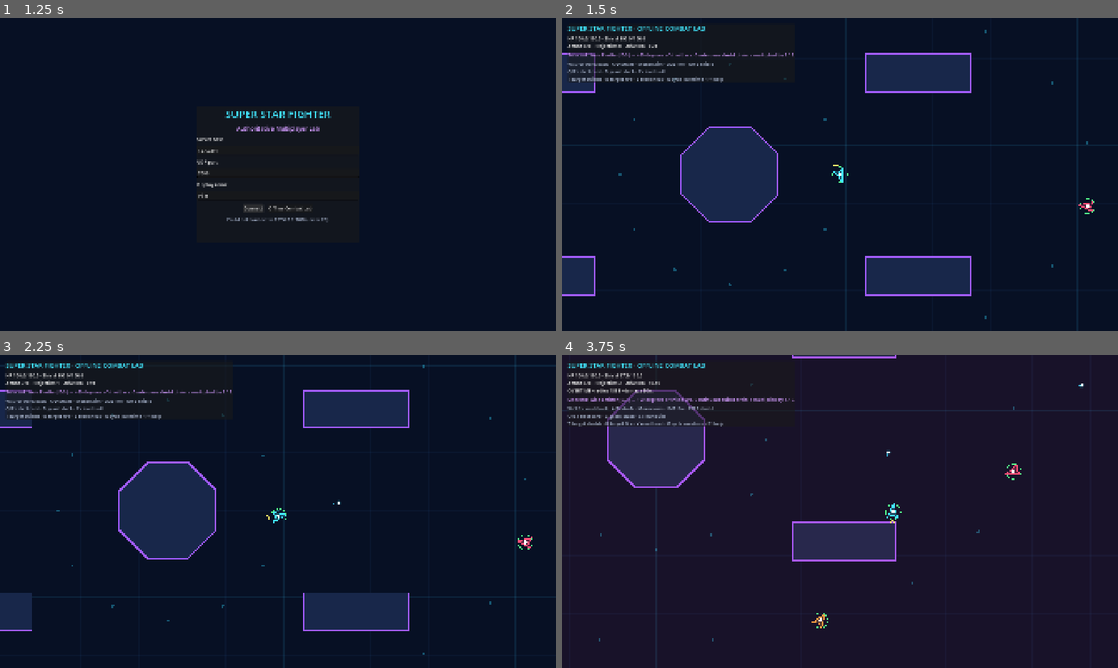
Above: before the commit, frames 1-4 (two rows, left to right).
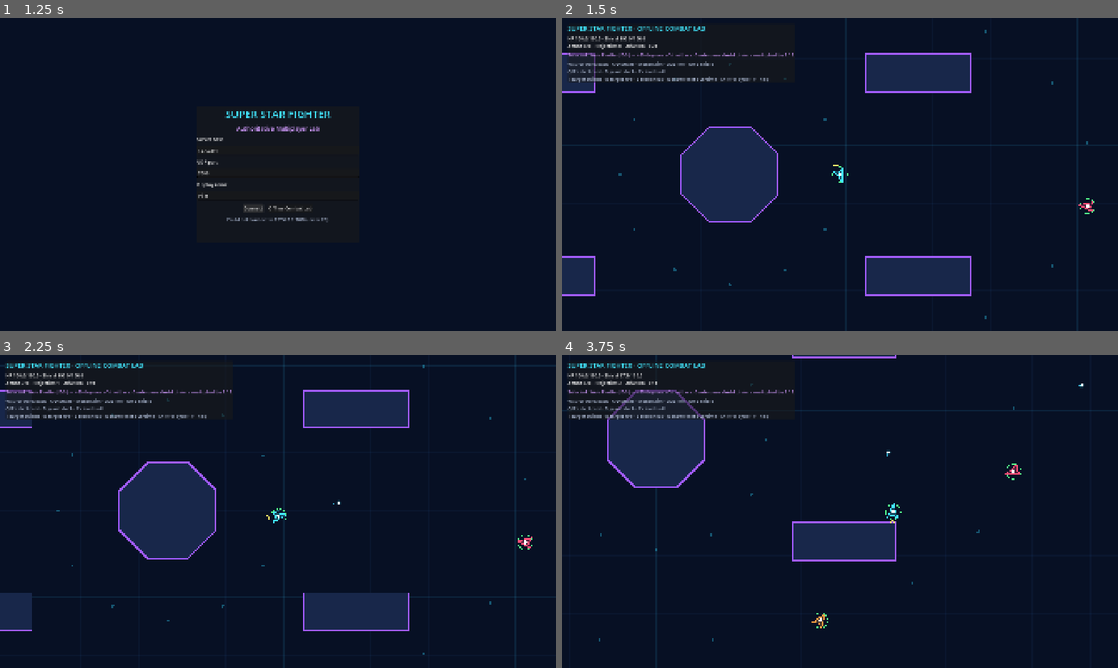
Above: after the commit, the same moments.

Repository: DumpsterFireLabs/SuperStarFighter
Game: Godot game, scene res://scenes/bootstrap/bootstrap.tscn
Two runs of this game, one before a commit and one after it. Both use one fixed random seed, a clock stepped at 60 frames per second and the inputs below.
Inputs (mouse positions are in pixels of both pictures, inside the frame that each line leads up to):
- Up to frame 1 (1.25 s): click "Connect" at 0.5 s
- Up to frame 2 (1.5 s): click "Offline Combat Lab" at 1.25 s
- Up to frame 3 (2.25 s): tap Enter at 2 s; move the mouse to (400, 495) at 2.02 s; press the mouse at (400, 495) at 2.03 s; hold D (move_right) from 2.03 s (still down)
- Up to frame 4 (3.75 s): right-click (962, 495) at 2.3 s; move the mouse to (728, 527) at 2.77 s; release D (move_right) at 2.78 s; release the mouse at (728, 527) at 2.78 s; hold S (move_down) 2.78-3.53 s; right-click (728, 527) at 2.85 s; tap O at 3.05, 3.6 s; move the mouse to (895, 442) at 3.52 s; press the mouse at (895, 442) at 3.53 s; hold D (move_right) from 3.53 s (still down)

Frame 1 is identical in both runs. In frame 2, 0.1% of the frame differs, in the area x 20-38%, y 18-21%; in frame 3, 0.1%; in frame 4, 1.6%, in the area x 0-42%, y 8-23%.

Commit message:
fix: tighten walls, overtime reset, and reconnect view
Block or ricochet projectiles whose muzzle begins inside arena collision, make the overtime toggle reset to a full heat clock, and clear prediction/session state while recentering the camera across reconnects. Add focused regression coverage for each behavior.

Diff:
--- a/src/client/network/network_world_view.gd
+++ b/src/client/network/network_world_view.gd
@@ -40,11 +40,36 @@
 
 
 func set_network_active(active: bool) -> void:
+	if not active:
+		reset_session()
 	visible = active
 	process_mode = Node.PROCESS_MODE_INHERIT if active else Node.PROCESS_MODE_DISABLED
 	if diagnostics_label != null:
 		var diagnostics_canvas := diagnostics_label.get_parent() as CanvasLayer
 		diagnostics_canvas.visible = active
+
+
+func reset_session() -> void:
+	for ship_value in ships.values():
+		(ship_value as SandboxShip).queue_free()
+	ships.clear()
+	for projectile in authoritative_projectiles.all_projectiles():
+		authoritative_projectiles.remove(projectile.projectile_id)
+	local_peer_id = 0
+	input_sequence = 0
+	client_tick = 0
+	input_send_accumulator = 0.0
+	prediction_initialized = false
+	latest_acknowledged_input = 0
+	next_predicted_id = -1
+	predicted_projectile_ids.clear()
+	prediction = ClientPredictionBuffer.new()
+	interpolation = RemoteInterpolator.new()
+	predicted_tracker = PredictedProjectileTracker.new()
+	local_weapon = WeaponState.new()
+	local_weapon.reset(local_stats)
+	if camera != null:
+		camera.position = ArenaLayout.center()
 
 
 func _physics_process(delta: float) -> void:
@@ -108,6 +133,8 @@
 			if not prediction_initialized:
 				prediction.predicted_position = state.position
 				prediction.predicted_velocity = state.velocity
+				ship.global_position = state.position
+				camera.position = state.position
 				prediction_initialized = true
 			else:
 				prediction.reconcile(state.position, state.velocity, decoded.acknowledged_input, local_stats)
--- a/src/client/sandbox/offline_sandbox.gd
+++ b/src/client/sandbox/offline_sandbox.gd
@@ -103,7 +103,10 @@
 		KEY_Y:
 			_reset_combatants()
 		KEY_O:
-			_cycle_overtime_debug()
+			if event.shift_pressed:
+				_cycle_overtime_debug()
+			else:
+				_toggle_overtime_debug()
 		KEY_F1:
 			help_label.visible = not help_label.visible
 
@@ -161,7 +164,7 @@
 	card_label.add_theme_font_size_override("font_size", 16)
 	content.add_child(card_label)
 	help_label = Label.new()
-	help_label.text = "W/S forward/back · A/D strafe · Mouse aim · LMB fire · RMB shield\nQ/E select card · G grant stack · C clear build\nT target shields · B target fire · Y reset heat · O cycle overtime · F1 help"
+	help_label.text = "W/S forward/back · A/D strafe · Mouse aim · LMB fire · RMB shield\nQ/E select card · G grant stack · C clear build\nT target shields · B target fire · Y reset heat · O start/reset overtime · Shift+O cycle · F1 help"
 	help_label.add_theme_color_override("font_color", Color("aebbd4"))
 	content.add_child(help_label)
 
@@ -171,6 +174,16 @@
 	for angle in MovementSystem.spread_angles(ship.combatant.aim_angle, ship.combatant.stats.projectile_count, ship.combatant.stats.projectile_spread_degrees):
 		var projectile := ProjectileState.create(next_projectile_id, ship.combatant.peer_id, ship.combatant.weapon.shot_sequence, muzzle, angle, ship.combatant.stats)
 		next_projectile_id += 1
+		var spawn_normal := ArenaCollisionSystem.projectile_obstacle_normal(
+			projectile.position,
+			projectile.radius
+		)
+		if not spawn_normal.is_zero_approx():
+			if not projectile.ricochet(spawn_normal):
+				continue
+			projectile.position = ship.global_position + spawn_normal * (
+				GameConstants.SHIP_COLLISION_RADIUS + projectile.radius + 1.0
+			)
 		projectile_registry.add(projectile)
 
 
@@ -311,3 +324,15 @@
 		1: heat_elapsed = 85.0
 		2: heat_elapsed = 90.0
 		3: heat_elapsed = 135.0
+
+
+func _toggle_overtime_debug() -> void:
+	heat_elapsed = next_overtime_toggle_time(heat_elapsed)
+	overtime_debug_stage = 0 if heat_elapsed == 0.0 else 2
+
+
+static func next_overtime_toggle_time(current_heat_elapsed: float) -> float:
+	var warning_start := (
+		GameConstants.OVERTIME_START_SECONDS - GameConstants.OVERTIME_WARNING_SECONDS
+	)
+	return 0.0 if current_heat_elapsed >= warning_start else GameConstants.OVERTIME_START_SECONDS
--- a/src/shared/combat/authoritative_world.gd
+++ b/src/shared/combat/authoritative_world.gd
@@ -117,6 +117,16 @@
 			combatant.stats
 		)
 		_next_projectile_id = SequenceMath.increment(_next_projectile_id)
+		var spawn_normal := ArenaCollisionSystem.projectile_obstacle_normal(
+			projectile.position,
+			projectile.radius
+		)
+		if not spawn_normal.is_zero_approx():
+			if not projectile.ricochet(spawn_normal):
+				continue
+			projectile.position = combatant.position + spawn_normal * (
+				GameConstants.SHIP_COLLISION_RADIUS + projectile.radius + 1.0
+			)
 		for removed_id in projectile_registry.add(projectile):
 			_record_removed(removed_id)
 		_spawned_since_batch.append(projectile)
--- a/tests/unit/combat_system_tests.gd
+++ b/tests/unit/combat_system_tests.gd
@@ -12,6 +12,7 @@
 	_validate_damage_and_repair(context)
 	_validate_overtime(context)
 	_validate_sandbox_and_soak(context)
+	_validate_overtime_debug_toggle(context)
 
 
 static func _validate_arena(context: TestContext) -> void:
@@ -289,3 +290,21 @@
 				registry.remove(projectile.projectile_id)
 	context.expect_true(peak_count <= 11, "15-minute projectile soak keeps bounded active entities")
 	context.expect_equal(registry.size(), 0, "15-minute projectile soak returns entity count to baseline")
+
+
+static func _validate_overtime_debug_toggle(context: TestContext) -> void:
+	context.expect_approx(
+		OfflineSandbox.next_overtime_toggle_time(20.0),
+		GameConstants.OVERTIME_START_SECONDS,
+		"overtime debug control starts overtime from normal play"
+	)
+	context.expect_approx(
+		OfflineSandbox.next_overtime_toggle_time(85.0),
+		0.0,
+		"overtime debug reset restores the full heat clock during warning"
+	)
+	context.expect_approx(
+		OfflineSandbox.next_overtime_toggle_time(120.0),
+		0.0,
+		"overtime debug reset restores the full heat clock while active"
+	)
--- a/tests/unit/network_protocol_tests.gd
+++ b/tests/unit/network_protocol_tests.gd
@@ -12,6 +12,7 @@
 	_validate_prediction_and_interpolation(context)
 	_validate_authoritative_world(context)
 	_validate_connection_admission(context)
+	_validate_reconnect_reset(context)
 
 
 static func _validate_sequence_wrap(context: TestContext) -> void:
@@ -234,6 +235,28 @@
 	context.expect_equal(snapshot.size(), 2, "authoritative snapshot contains every connected combatant")
 	context.expect_true(PlayerSnapshotCodec.decode(PlayerSnapshotCodec.encode(world.server_tick, world.acknowledged_input(2), snapshot)).ok, "authoritative world snapshot survives wire encoding")
 
+	var blocked_world := AuthoritativeWorld.new()
+	var blocked_shooter := blocked_world.add_peer(20)
+	blocked_shooter.position = Vector2(GameConstants.SHIP_COLLISION_RADIUS, 500.0)
+	blocked_world.submit_input(20, PlayerInputFrame.new(1, 1, Vector2.ZERO, PI, true))
+	blocked_world.step(1.0 / 60.0)
+	var blocked_batch := blocked_world.drain_projectile_batch()
+	context.expect_empty(blocked_batch.spawned, "muzzle against boundary cannot create projectile beyond wall")
+	context.expect_equal(blocked_world.projectile_registry.size(), 0, "blocked muzzle leaves no through-wall projectile")
+
+	var ricochet_stats := CombatStats.create_base()
+	ricochet_stats.ricochet_count = 1
+	var ricochet_world := AuthoritativeWorld.new()
+	var ricochet_shooter := ricochet_world.add_peer(21, ricochet_stats)
+	ricochet_shooter.position = Vector2(GameConstants.SHIP_COLLISION_RADIUS, 600.0)
+	ricochet_world.submit_input(21, PlayerInputFrame.new(1, 1, Vector2.ZERO, PI, true))
+	ricochet_world.step(1.0 / 60.0)
+	var ricochet_batch := ricochet_world.drain_projectile_batch()
+	context.expect_equal((ricochet_batch.spawned as Array).size(), 1, "wall-adjacent ricochet shot bounces instead of crossing wall")
+	if not (ricochet_batch.spawned as Array).is_empty():
+		var bounced := ricochet_batch.spawned[0] as ProjectileState
+		context.expect_true(bounced.velocity.x > 0.0, "wall-adjacent ricochet reflects back into arena")
+
 
 static func _validate_connection_admission(context: TestContext) -> void:
 	context.expect_equal(
@@ -262,3 +285,22 @@
 	context.expect_empty(handshakes.expired(109.999), "handshake remains pending before ten-second deadline")
 	context.expect_equal(handshakes.expired(110.0), [9], "handshake expires at ten-second deadline")
 	context.expect_true(handshakes.complete(9), "completed handshake is removed")
+
+
+static func _validate_reconnect_reset(context: TestContext) -> void:
+	var view := NetworkWorldView.new()
+	view.camera = Camera2D.new()
+	view.camera.position = Vector2(50.0, 75.0)
+	view.local_peer_id = 99
+	view.input_sequence = 400
+	view.client_tick = 500
+	view.prediction_initialized = true
+	view.prediction.predicted_position = Vector2(3000.0, 1700.0)
+	view.reset_session()
+	context.expect_equal(view.local_peer_id, 0, "disconnect clears prior local peer identity")
+	context.expect_equal(view.input_sequence, 0, "disconnect clears prior input sequence")
+	context.expect_equal(view.client_tick, 0, "disconnect clears prior client tick")
+	context.expect_false(view.prediction_initialized, "disconnect clears prior prediction initialization")
+	context.expect_equal(view.camera.position, ArenaLayout.center(), "disconnect recenters network camera on the arena")
+	view.camera.free()
+	view.free()
Not shown, changed: README.md
